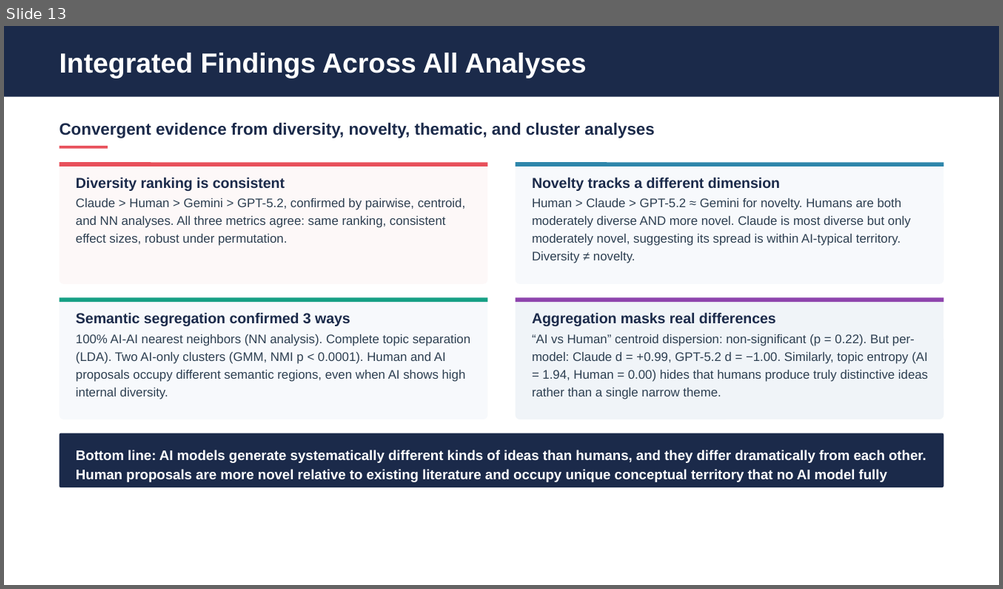
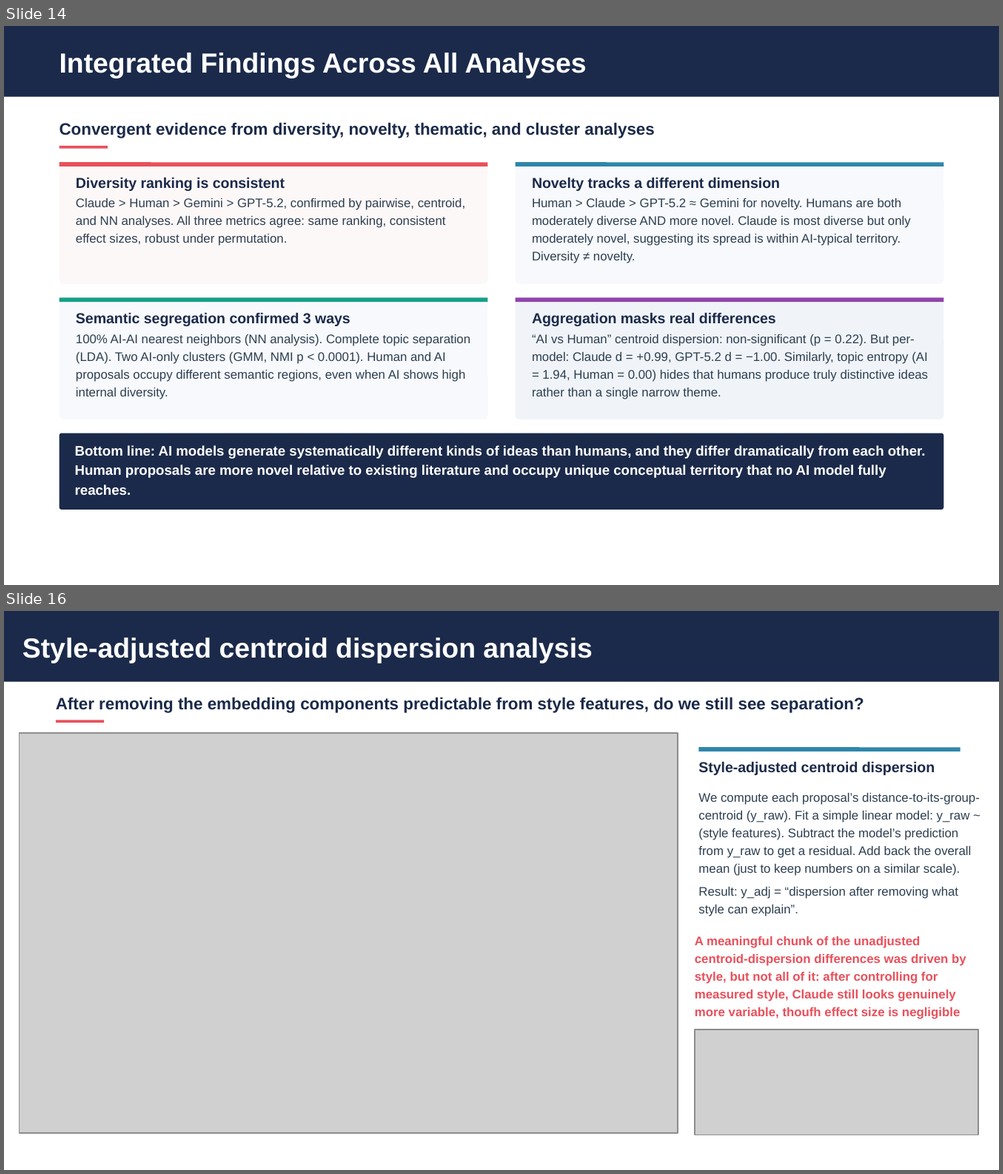
Before and after one commit to eveyhuang/human-AI-proposal, a slide deck: results/diversity_analysis_presentation_baseline.pptx. Shown one above the other, each under a label of ours: slide 13 before the commit, slides 14 and 16 after it; the slides between them are not shown. The pictures are 1003x589 and 1003x1174 pixels, drawn with LibreOffice and Linux fonts; fonts in the diff are those of the drawing; grey boxes stand for pictures. Boxes give left, top, right and bottom in pixels: in the first picture for what was removed or moved away, otherwise in the second. Text is boxed around its words. In the diff, an @@ line names an element or a change of style, - is before the commit and + after.

Commit message:
updated metadata for ai models

```diff
--- a/results/diversity_analysis_presentation_baseline.pptx
+++ b/results/diversity_analysis_presentation_baseline.pptx
@@ slide 16 added at box(4, 611, 999, 1170), background #FFFFFF @@
@@ rectangle added at box(4, 611, 999, 681), fill #1B2A4A @@
@@ text added at box(22, 638, 592, 664), 20 pt, text #FFFFFF, bold @@
+Style-adjusted centroid dispersion analysis
@@ text added at box(56, 697, 864, 713), 12 pt, text #1B2A4A, bold @@
+After removing the embedding components predictable from style features, do we still see separation?
@@ rectangle added at box(56, 721, 105, 723), fill #E8505B @@
@@ picture added at box(19, 733, 677, 1134) @@
@@ line added from (698, 749) to (960, 749), #2E86AB 3 pt @@
@@ text added at box(698, 761, 934, 775), 10.5 pt, text #1B2A4A, bold @@
+Style-adjusted centroid dispersion
@@ text added at box(698, 793, 979, 917), 9 pt, text #2C3E50 @@
+We compute each proposal’s distance-to-its-group-centroid (y_raw). Fit a simple linear model: y_raw ~ (style features). Subtract the model’s prediction from y_raw to get a residual. Add back the overall mean (just to keep numbers on a similar scale).
+Result: y_adj = “dispersion after removing what style can explain”.
@@ text added at box(694, 937, 966, 1019), 9 pt, text #E8505B, bold @@
+A meaningful chunk of the unadjusted centroid-dispersion differences was driven by style, but not all of it: after controlling for measured style, Claude still looks genuinely more variable, thoufh effect size is negligible
@@ picture added at box(694, 1030, 978, 1135) @@
@@ what was slide 13 is now slide 14 @@
@@ slide 14 changed as well @@
@@ rounded rectangle: place and size @@
-rounded rectangle at box(60, 434, 944, 488)
+rounded rectangle at box(60, 434, 944, 511)
@@ text "Bottom line: AI models generate ...": place and size @@
-text "Bottom line: AI models generate ..." at box(76, 450, 926, 483)
+text "Bottom line: AI models generate ..." at box(75, 446, 925, 478)
```
Also in this commit, not shown: 14 other slides changed, 3 other slides added, 15 other files.
